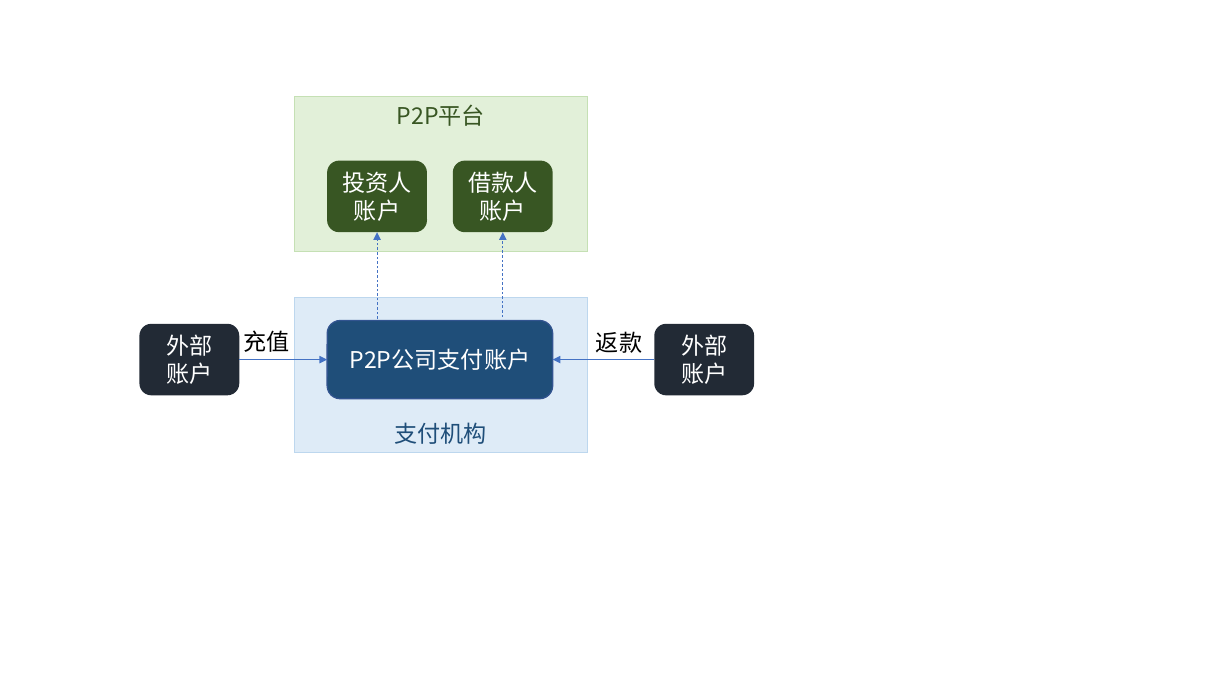
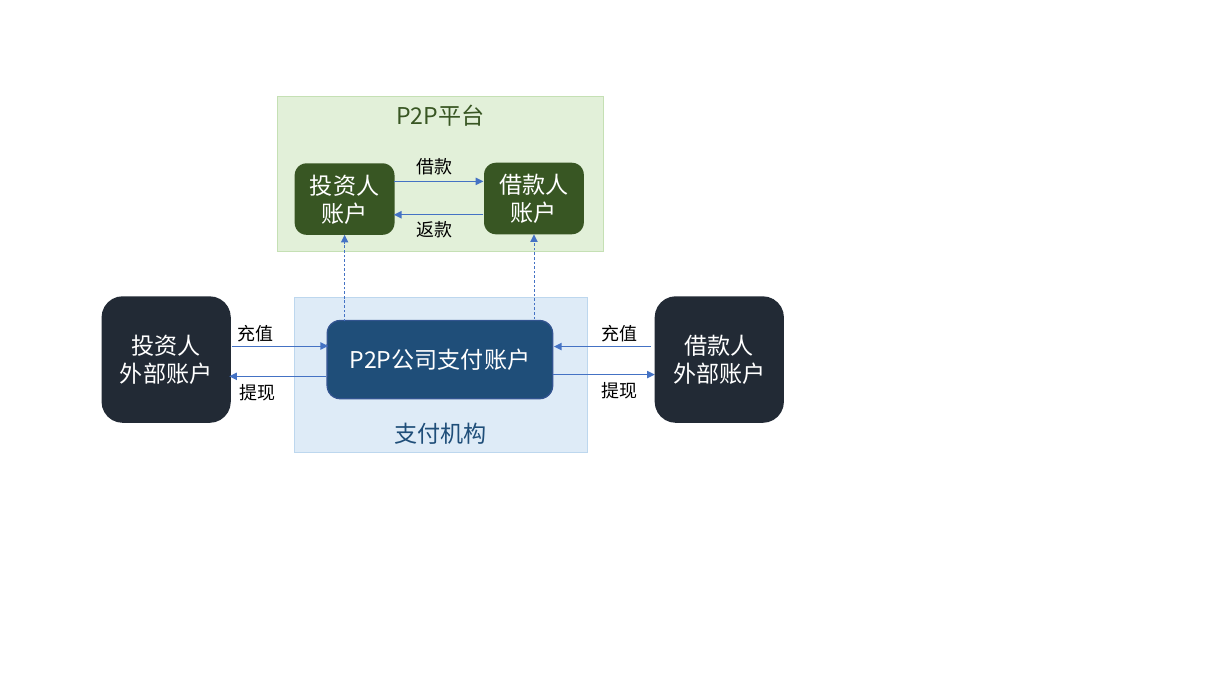
Before and after one commit to cocolian/cocolian-resources, a slide deck: slide 6 of design/P2P.pptx. Drawn at 1232x693 pixels with LibreOffice and Linux fonts; fonts in the diff are those of the drawing. Boxes give left, top, right and bottom in pixels: in the first picture for what was removed or moved away, otherwise in the second. Text is boxed around its words. In the diff, an @@ line names an element or a change of style, - is before the commit and + after.

```diff
--- a/design/P2P.pptx
+++ b/design/P2P.pptx
@@ rectangle "P2P平台": place and size @@
-rectangle "P2P平台" at bbox=[295, 97, 587, 252]
+rectangle "P2P平台" at bbox=[277, 97, 604, 252]
@@ rounded rectangle "投资人账户": place and size @@
-rounded rectangle "投资人账户" at bbox=[327, 161, 427, 232]
+rounded rectangle "投资人账户" at bbox=[295, 164, 395, 235]
@@ text added at bbox=[417, 158, 453, 175], 14 pt, text #000000 @@
+借款
@@ rounded rectangle "借款人账户": place and size @@
-rounded rectangle "借款人账户" at bbox=[453, 161, 553, 232]
+rounded rectangle "借款人账户" at bbox=[484, 163, 584, 234]
@@ arrow added from (394, 181) to (483, 181), #4472C4 0.5 pt @@
@@ arrow moved from (377, 319) - (377, 232) to (345, 322) - (345, 235) @@
@@ arrow added from (483, 214) to (394, 214), #4472C4 0.5 pt @@
@@ text "返款" at bbox=[417, 221, 453, 238]: size 18 to 14 pt @@
@@ text "返款": place and size @@
-text "返款" at bbox=[596, 331, 642, 353]
+text "返款" at bbox=[417, 221, 453, 238]
@@ arrow moved from (503, 317) - (503, 232) to (534, 319) - (534, 235) @@
@@ rounded rectangle "投资人": place and size @@
-rounded rectangle "投资人" at bbox=[140, 323, 239, 395]
+rounded rectangle "投资人" at bbox=[102, 297, 231, 423]
@@ rounded rectangle "借款人": place and size @@
-rounded rectangle "借款人" at bbox=[654, 323, 754, 395]
+rounded rectangle "借款人" at bbox=[655, 297, 785, 423]
@@ text "充值" at bbox=[237, 325, 273, 342]: size 18 to 14 pt @@
@@ text added at bbox=[602, 325, 638, 342], 14 pt, text #000000 @@
+充值
@@ text in rounded rectangle at bbox=[120, 334, 212, 384]: text changed @@
-外部
-账户
+投资人
+外部账户
@@ arrow moved from (239, 360) - (327, 360) to (232, 346) - (328, 346) @@
@@ arrow added from (651, 347) to (555, 347), #4472C4 0.5 pt @@
@@ text in rounded rectangle at bbox=[673, 334, 765, 384]: text changed @@
-外部
-账户
+借款人
+外部账户
@@ arrow added from (326, 376) to (229, 376), #4472C4 0.5 pt @@
@@ text added at bbox=[239, 384, 275, 401], 14 pt, text #000000 @@
+提现
@@ arrow moved from (654, 360) - (553, 360) to (554, 374) - (655, 374) @@
@@ text added at bbox=[602, 382, 638, 399], 14 pt, text #000000 @@
+提现
```
Also in this commit, not shown: 2 other slides changed, 3 slides added, 4 other files.
